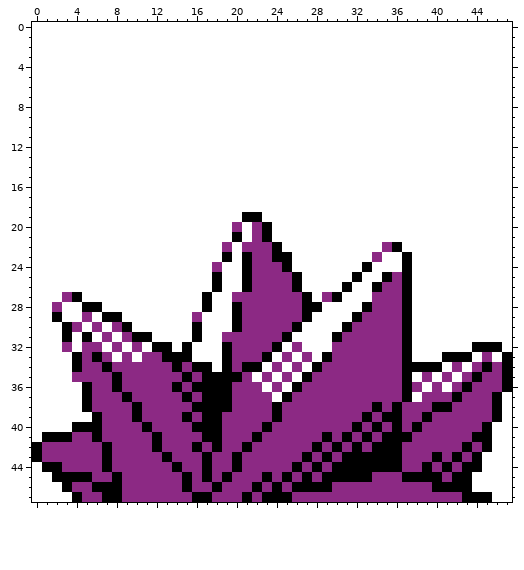
Edited in one commit: pixel-art sprite (gfx/pokemon/starmie/back.png). Above: the version before the commit.
The file is 48x48 pixels.
Once edited:
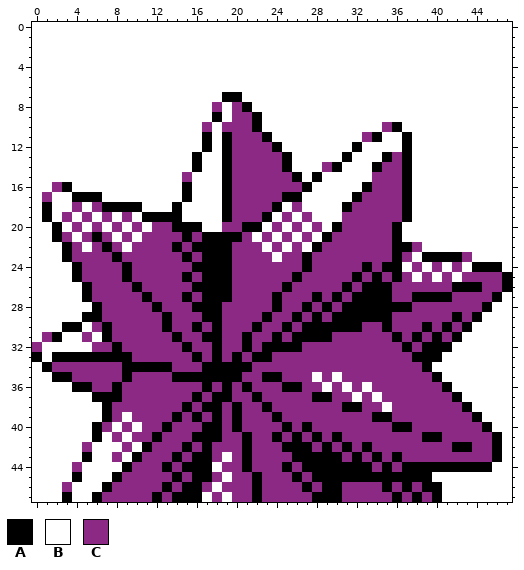
Palette (. is transparent): A #000000  B #ffffff  C #8c2984
The edit:
@@ x 0..47 @@
  6 BBBBBBBBBBBBBBBBBBBBBBBBBBBBBBBBBBBBBBBBBBBBBBBB
- 7 BBBBBBBBBBBBBBBBBBBBBBBBBBBBBBBBBBBBBBBBBBBBBBBB
- 8 BBBBBBBBBBBBBBBBBBBBBBBBBBBBBBBBBBBBBBBBBBBBBBBB
- 9 BBBBBBBBBBBBBBBBBBBBBBBBBBBBBBBBBBBBBBBBBBBBBBBB
-10 BBBBBBBBBBBBBBBBBBBBBBBBBBBBBBBBBBBBBBBBBBBBBBBB
-11 BBBBBBBBBBBBBBBBBBBBBBBBBBBBBBBBBBBBBBBBBBBBBBBB
-12 BBBBBBBBBBBBBBBBBBBBBBBBBBBBBBBBBBBBBBBBBBBBBBBB
-13 BBBBBBBBBBBBBBBBBBBBBBBBBBBBBBBBBBBBBBBBBBBBBBBB
-14 BBBBBBBBBBBBBBBBBBBBBBBBBBBBBBBBBBBBBBBBBBBBBBBB
-15 BBBBBBBBBBBBBBBBBBBBBBBBBBBBBBBBBBBBBBBBBBBBBBBB
-16 BBBBBBBBBBBBBBBBBBBBBBBBBBBBBBBBBBBBBBBBBBBBBBBB
-17 BBBBBBBBBBBBBBBBBBBBBBBBBBBBBBBBBBBBBBBBBBBBBBBB
-18 BBBBBBBBBBBBBBBBBBBBBBBBBBBBBBBBBBBBBBBBBBBBBBBB
-19 BBBBBBBBBBBBBBBBBBBBBAABBBBBBBBBBBBBBBBBBBBBBBBB
-20 BBBBBBBBBBBBBBBBBBBBCBCABBBBBBBBBBBBBBBBBBBBBBBB
-21 BBBBBBBBBBBBBBBBBBBBABCABBBBBBBBBBBBBBBBBBBBBBBB
-22 BBBBBBBBBBBBBBBBBBBCBCCCABBBBBBBBBBCABBBBBBBBBBB
-23 BBBBBBBBBBBBBBBBBBBABACCAABBBBBBBBCBBABBBBBBBBBB
-24 BBBBBBBBBBBBBBBBBBCBBACCCABBBBBBBABBBABBBBBBBBBB
-25 BBBBBBBBBBBBBBBBBBABBACCCCABBBBBABBACABBBBBBBBBB
-26 BBBBBBBBBBBBBBBBBBABBACCCCABBBBABBACCABBBBBBBBBB
-27 BBBCABBBBBBBBBBBBABBCCCCCCCABCABBBCCCABBBBBBBBBB
-28 BBCBBAABBBBBBBBBBABBACCCCCCAABBBBACCCABBBBBBBBBB
-29 BBABBCBAABBBBBBBCBBBACCCCCCABBBBACCCCABBBBBBBBBB
-30 BBBACBCBCABBBBBBABBBACCCCCABBBBACCCCCABBBBBBBBBB
-31 BBBABABCBCAABBBBABBCCCCCCABBBBACCCCCCABBBBBBBBBB
-32 BBBCBCCBCBCBAABABBBACCCCABCBBBCCCCCCCABBBBBBAAAB
-33 BBBBACACBCBCCAAABBBACCCABCBCBACCCCCCCABBBAAABCBA
-34 BBBBACCACCCCCCACAABACAABCBCBACCCCCCCCAAAABCBCACA
-35 BBBBCCCCACCCCCCACAAAACBCBCBACCCCCCCCCABCBCBCACCA
-36 BBBBBACCACCCCCACAAAACCCBCBACCCCCCCCCCACBCBCACCCA
-37 BBBBBACCCACCCCCACAAACCCCBACCCCCCCCCCCABCCCACCCAB
-38 BBBBBACCCCACCCCCAAAACCCCACCCCCCCCCACACCCAACCCCAB
-39 BBBBBBACCCACCCCACAACCCCCACCCCCCCCACAACCACCCCCCAB
-40 BBBBAAACCCCACCCCAAACCCCACCCCCCCCACACACACCCCCCABB
-41 BAAACCACCCCCACCCCAACCCACCCCCCACACACAAACCCCCCAABB
-42 ACCCCCCACCCCACCCACACCACCCCCCACACACAAACCCCCCACABB
-43 ACCCCCCACCCCCACCCACCACCCCCCACACAAAAAACCCACACABBB
-44 BAACCCCACCCCCCACCACCACCCCCACACAAAAAAACCACACAABBB
-45 BBAAAACCACCCCCCACACACCCACACACAAAAACCCAAAACAABBBB
-46 BBBACCAAACCCCCCACCACCCACACAAAACCCCCCCCCCAAAABBBB
-47 BBBBACCAACCCCCCCAACCCACAAACCCCCCCCCCCCCCCCCAAABB
+ 7 BBBBBBBBBBBBBBBBBBBAABBBBBBBBBBBBBBBBBBBBBBBBBBB
+ 8 BBBBBBBBBBBBBBBBBBCBCABBBBBBBBBBBBBBBBBBBBBBBBBB
+ 9 BBBBBBBBBBBBBBBBBBABCCABBBBBBBBBBBBBBBBBBBBBBBBB
+10 BBBBBBBBBBBBBBBBBCBCCCABBBBBBBBBBBBCABBBBBBBBBBB
+11 BBBBBBBBBBBBBBBBBABACCCABBBBBBBBBCABBABBBBBBBBBB
+12 BBBBBBBBBBBBBBBBBABACCCCABBBBBBBABBBBABBBBBBBBBB
+13 BBBBBBBBBBBBBBBBABBACCCCCABBBBBABBBACABBBBBBBBBB
+14 BBBBBBBBBBBBBBBBABBACCCCCABBBCABBBACCABBBBBBBBBB
+15 BBBBBBBBBBBBBBBCBBBACCCCCCABABBBBBCCCABBBBBBBBBB
+16 BBCABBBBBBBBBBBABBBACCCCCCCABBBBBACCCABBBBBBBBBB
+17 BCBBAAABBBBBBBBABBBACCCCCAABBBBBACCCCABBBBBBBBBB
+18 BABBCBCAAAABBBABBBBACCCCABCBBBBACCCCCABBBBBBBBBB
+19 BABCBCBCBCBAAAABBBBACCCABCBCBBBCCCCCCABBBBBBBBBB
+20 BBABCBCBCBCBCCAAABBCCAABCBCBCBACCCCCABBBBBBBBBBB
+21 BBACBCACBCBCCCCACAAAACBCBCBCBACCCCCCABBBBBBBBBBB
+22 BBBACBCACBCCCCACAAAACCCBCBCBACCCCCCCAACBBBBBBBBB
+23 BBBACCCCACCCCCCACAAACCCCBCCACCCCCCCCACBAAAACBBBB
+24 BBBBACCCCACCCCCCAAAACCCCCCCACCCCCACAABCBCBCBAAAB
+25 BBBBACCCCACCCCCACAAACCCCCCACCCCCACACACBCBCBCCCCA
+26 BBBBBACCCCACCCCCAAAACCCCCACCCCCACAAACCCCCCAAACCA
+27 BBBBBACCCCCACCCACAAACCCCACCCACACAAAACCAAAACCCCAB
+28 BBBBBBACCCCCACCCAAACCCCCACCACACAAAAAAACCCCCCCABB
+29 BBBBBAACCCCCCACCCAACCCCACCACACAAAAAACCCCCCACABBB
+30 BBBAABCACCCCCACCACACCCACCACAAAAAACCACCCACACABBBB
+31 BCABBCBACCCCCCACCAACCACCACAAAACCCCCCACACACABBBBB
+32 CBBBBBCCACCCCCCACCACCACAAAACCCCCCCCCCACAAABBBBBB
+33 ABAAAAAAAACCCCCCACACACAACCCCCCCCCCCCCCAAABBBBBBB
+34 BACCCCCCCAAAAACCCAAAAACCCCCCCCCCCCCCCCCABBBBBBBB
+35 BBAACCCCCACCCCAAAAAAACCAACCCBCBCCCCCCCCCABBBBBBB
+36 BBBBAACCACCCCCCCCACACACCCAACCBCBCBCCCCCCCABBBBBB
+37 BBBBBBAAACCCCCCCACAACCACCCCCAACCBCBCCCCCCCABBBBB
+38 BBBBBBBACCCCCCCACAACACCACCCCCCCAACCBCCCCCCCABBBB
+39 BBBBBBBACBCCCCACACACACCCACCCCCCCCCAACCCCCCCCABBB
+40 BBBBBBACBCBCCACCCAACACCCCACACCCCCCCCAACCCCCCCABB
+41 BBBBBBABCBCCACCCAAACCACCACACACACCCCCCCCAACCCCCAB
+42 BBBBBCBBBCBACCCACACCCACCCAAACACACACCCCCCCCAACCAB
+43 BBBBBABBCBACCCACAACBCACCCCAAAAACACACACCCCCCCCCAB
+44 BBBBCBBBBACCCACAAABCCACCCACAAAAAAACACAAAAAAAAABB
+45 BBBBABBBACCCCCACAACBCCACCCACAAAAAAAAAAAABBBBBBBB
+46 BBBCBBBACCCCCACAACBCCCACCCCACAACCCCACACAABBBBBBB
+47 BBBABBACCCCCACAAABCBCCACCCCCAAACCCCCACACABBBBBBB
Pixel boxes of the changes (left, top, right, bottom) in both pictures:
changed: (32, 92, 512, 502)
